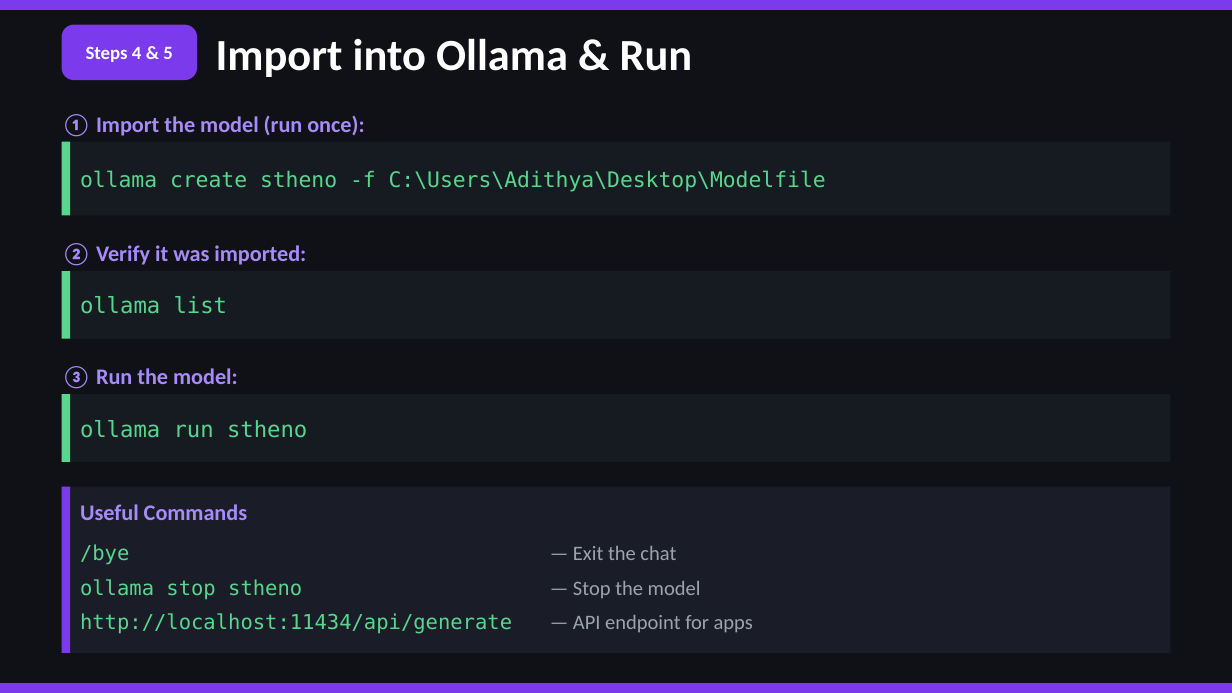
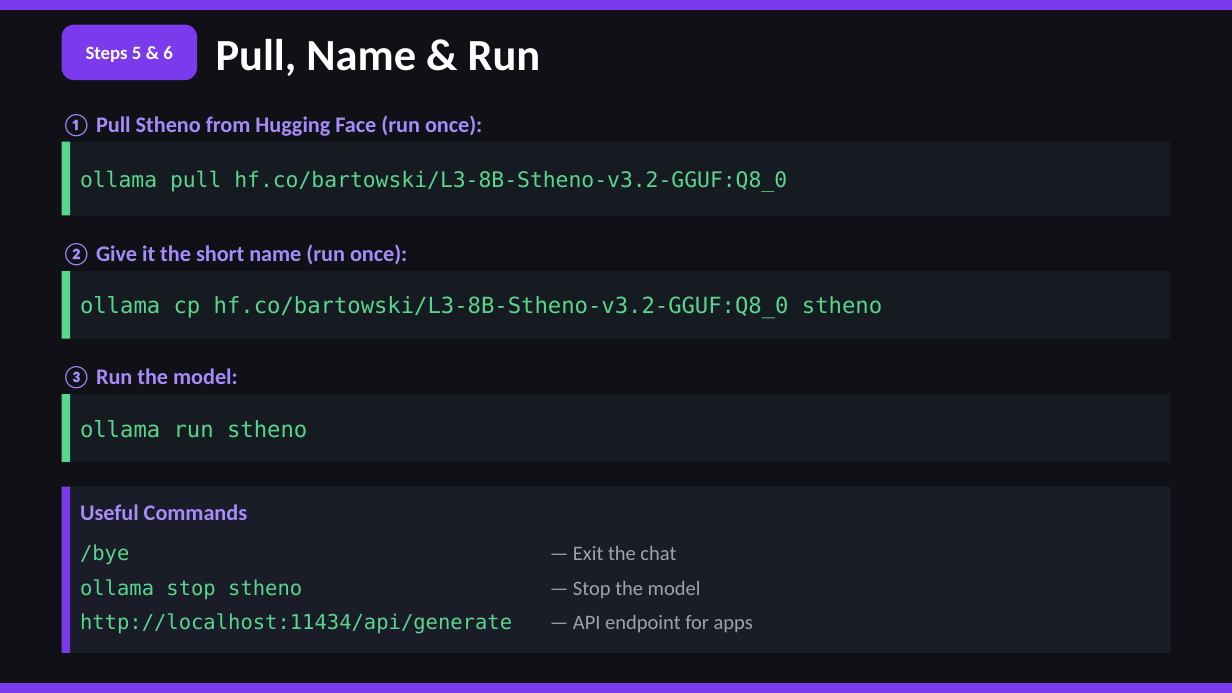
Before and after one commit to Adithya210207/personality-ai-chatbot, a slide deck: slide 10 of Documentary/Stheno_Ollama_Setup_Guide_for_my_Chatbots_backend (2).pptx. Drawn at 1232x693 pixels with LibreOffice and Linux fonts; fonts in the diff are those of the drawing. Boxes give left, top, right and bottom in pixels: in the first picture for what was removed or moved away, otherwise in the second. Text is boxed around its words. In the diff, an @@ line names an element or a change of style, - is before the commit and + after.

```diff
--- a/Documentary/Stheno_Ollama_Setup_Guide_for_my_Chatbots_backend (2).pptx
+++ b/Documentary/Stheno_Ollama_Setup_Guide_for_my_Chatbots_backend (2).pptx
@@ text at box(86, 46, 173, 62): text changed @@
-Steps 4 & 5
+Steps 5 & 6
@@ text at box(216, 38, 541, 76): text changed @@
-Import into Ollama & Run
+Pull, Name & Run
@@ text at box(62, 114, 482, 137): text changed @@
-① Import the model (run once):
+① Pull Stheno from Hugging Face (run once):
@@ text at box(80, 170, 787, 192): text changed @@
-ollama create stheno -f C:\Users\Adithya\Desktop\Modelfile
+ollama pull hf.co/bartowski/L3-8B-Stheno-v3.2-GGUF:Q8_0
@@ text at box(62, 243, 407, 266): text changed @@
-② Verify it was imported:
+② Give it the short name (run once):
@@ text at box(80, 296, 882, 319): text changed @@
-ollama list
+ollama cp hf.co/bartowski/L3-8B-Stheno-v3.2-GGUF:Q8_0 stheno
```
Also in this commit, not shown: 10 other slides changed, 11 other files.
